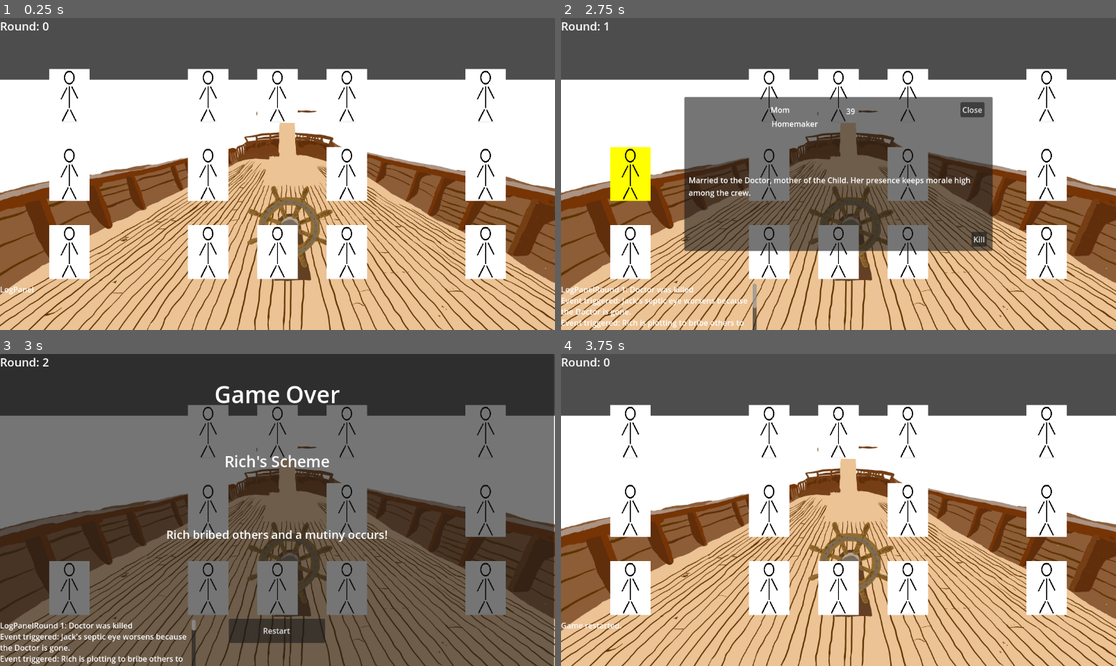
Above: before the commit, frames 1-4 (two rows, left to right).
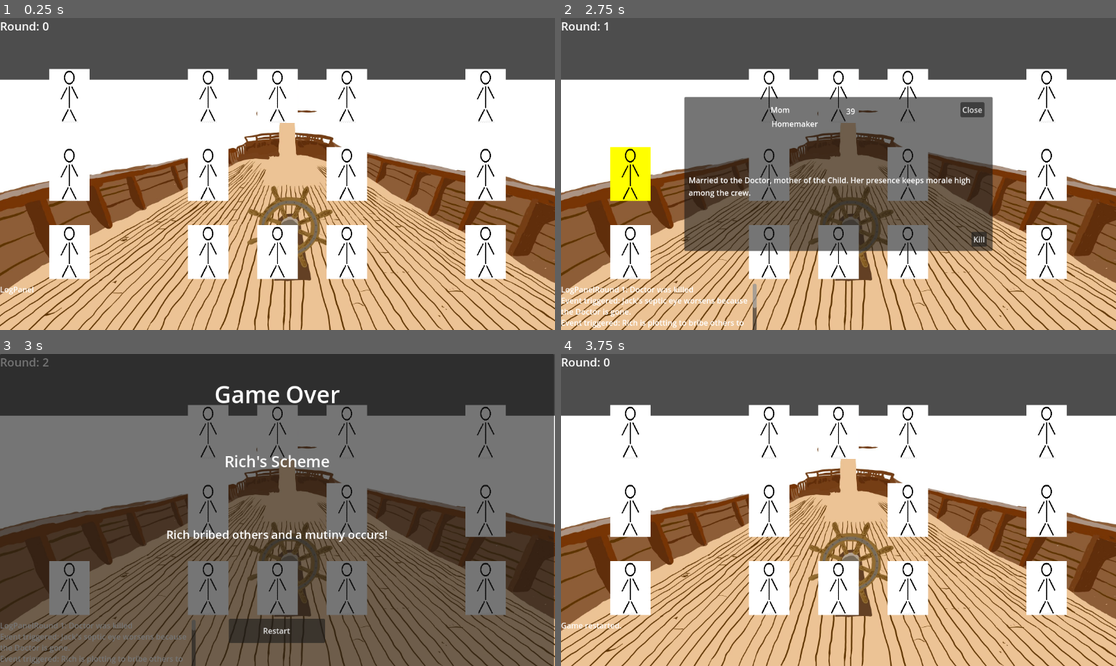
Above: after the commit, the same moments.

Repository: sajochems/Jamsepticeye
Game: Godot game, scene res://scenes/main.tscn
Two runs of this game, one before a commit and one after it. Both use one fixed random seed, a clock stepped at 60 frames per second and the inputs below.
Inputs (mouse positions are in pixels of both pictures, inside the frame that each line leads up to):
- Up to frame 1 (0.25 s): no input
- Up to frame 2 (2.75 s): tap Enter at 0.5 s; move the mouse to (627, 96) at 0.52 s; click (627, 96) at 0.67 s; click "Kill" at 1.25 s; tap Space at 2 s; move the mouse to (627, 174) at 2.02 s; click (627, 174) at 2.17 s
- Up to frame 3 (3 s): click "Kill" at 2.75 s
- Up to frame 4 (3.75 s): click "Restart" at 3.5 s

Frames 1-2 are identical in both runs. In frame 3, 1.1% of the frame differs, in the area x 0-36%, y 1-100%; in frame 4, nothing differs.

Commit message:
It was hell and i have learnt my lesson to NEVER duplicate things in Godot if you like life. anyways, there is now a win condition with a win screen.

Diff:
--- /dev/null
+++ b/scenes/game_won_window.tscn
@@ -0,0 +1,115 @@
+[gd_scene load_steps=4 format=3 uid="uid://bwsvu5h8gcxh6"]
+
+[ext_resource type="Script" uid="uid://dtpxblvr8mug7" path="res://scripts/game_won.gd" id="1_dwa3i"]
+
+[sub_resource type="LabelSettings" id="LabelSettings_jcb1m"]
+font_size = 24
+
+[sub_resource type="LabelSettings" id="LabelSettings_en71h"]
+font_size = 48
+
+[node name="GameWonWindow" type="Control"]
+layout_mode = 3
+anchors_preset = 0
+offset_right = 40.0
+offset_bottom = 40.0
+script = ExtResource("1_dwa3i")
+
+[node name="Panel" type="Panel" parent="."]
+layout_mode = 0
+offset_right = 1150.0
+offset_bottom = 650.0
+
+[node name="Text" type="Label" parent="Panel"]
+layout_mode = 1
+anchors_preset = 8
+anchor_left = 0.5
+anchor_top = 0.5
+anchor_right = 0.5
+anchor_bottom = 0.5
+offset_left = -400.0
+offset_top = -158.0
+offset_right = 400.0
+offset_bottom = 42.0
+grow_horizontal = 2
+grow_vertical = 2
+text = "Congratulations! You have survived and made it to shore with the following characters on your ship:"
+label_settings = SubResource("LabelSettings_jcb1m")
+horizontal_alignment = 1
+vertical_alignment = 1
+autowrap_mode = 3
+
+[node name="RestartButton" type="Button" parent="Panel"]
+layout_mode = 1
+anchors_preset = 7
+anchor_left = 0.5
+anchor_top = 1.0
+anchor_right = 0.5
+anchor_bottom = 1.0
+offset_left = -53.0
+offset_top = -85.0
+offset_right = 147.0
+offset_bottom = -35.0
+grow_horizontal = 2
+grow_vertical = 0
+text = "Restart"
+
+[node name="ExitButton" type="Button" parent="Panel"]
+layout_mode = 1
+anchors_preset = 7
+anchor_left = 0.5
+anchor_top = 1.0
+anchor_right = 0.5
+anchor_bottom = 1.0
+offset_left = 343.0
+offset_top = -84.0
+offset_right = 543.0
+offset_bottom = -34.0
+grow_horizontal = 2
+grow_vertical = 0
+text = "Exit"
+
+[node name="GameWon" type="Label" parent="Panel"]
+layout_mode = 1
+anchors_preset = 5
+anchor_left = 0.5
+anchor_right = 0.5
+offset_left = -130.0
+offset_top = 50.0
+offset_right = 130.0
+offset_bottom = 117.0
+grow_horizontal = 2
+text = "Land! Land ahead!"
+label_settings = SubResource("LabelSettings_en71h")
+horizontal_alignment = 1
+
+[node name="Label" type="Label" parent="Panel"]
+layout_mode = 1
+anchors_preset = -1
+anchor_right = 0.035
+anchor_bottom = 0.035
+offset_left = 551.0
+offset_top = 532.0
+offset_right = 702.75
+offset_bottom = 532.25
+text = "Wanna try again?"
+
+[node name="Label2" type="Label" parent="Panel"]
+layout_mode = 1
+anchors_preset = -1
+anchor_right = 0.035
+anchor_bottom = 0.035
+offset_left = 925.0
+offset_top = 505.0
+offset_right = 1081.75
+offset_bottom = 553.25
+text = "Had your fill of the
+stormy seas for one day? "
+
+[node name="Characters" type="Label" parent="Panel"]
+layout_mode = 0
+offset_left = 364.0
+offset_top = 319.0
+offset_right = 839.0
+offset_bottom = 491.0
+horizontal_alignment = 1
--- a/scenes/main.tscn
+++ b/scenes/main.tscn
@@ -1,9 +1,10 @@
-[gd_scene load_steps=6 format=3 uid="uid://bf6iwnwiinecl"]
+[gd_scene load_steps=7 format=3 uid="uid://bf6iwnwiinecl"]
 
 [ext_resource type="Script" uid="uid://p8bqhkah8l3t" path="res://scripts/main.gd" id="1_bo1nx"]
 [ext_resource type="PackedScene" uid="uid://dt3sc13gk1nww" path="res://scenes/character_info_window.tscn" id="1_jjgbg"]
 [ext_resource type="Texture2D" uid="uid://dqu0qt4dlama8" path="res://assets/sprites/Copy of Railings.JPEG.jpg" id="2_jyhfs"]
-[ext_resource type="PackedScene" uid="uid://bwsvu5h8gcxh6" path="res://Scenes/game_over_window.tscn" id="3_sugp2"]
+[ext_resource type="PackedScene" uid="uid://bwsvu5h8gcxh6" path="res://scenes/game_won_window.tscn" id="3_sugp2"]
+[ext_resource type="PackedScene" uid="uid://bsekspsffcygf" path="res://scenes/game_over_window.tscn" id="5_tbgi4"]
 
 [sub_resource type="LabelSettings" id="LabelSettings_jyhfs"]
 font_size = 24
@@ -39,7 +40,7 @@
 grow_horizontal = 2
 grow_vertical = 2
 
-[node name="GameOverWindow" parent="UI" instance=ExtResource("3_sugp2")]
+[node name="GameWonWindow" parent="UI" instance=ExtResource("3_sugp2")]
 visible = false
 
 [node name="RoundLabel" type="Label" parent="UI"]
@@ -57,3 +58,6 @@
 offset_bottom = 2.0
 grow_vertical = 0
 text = "LogPanel"
+
+[node name="GameOverWindow" parent="UI" instance=ExtResource("5_tbgi4")]
+visible = false
--- a/scripts/game_over_window.gd
+++ b/scripts/game_over_window.gd
@@ -10,6 +10,10 @@
 	restart_button.pressed.connect(Callable(self, "_on_RestartButton_pressed"))
 
 func show_game_over(title: String, reason: String):
+
+	print("Title label:", title_label)
+	print("Reason label:", reason_label)
+
 	title_label.text = title
 	reason_label.text = reason
 	show()
--- /dev/null
+++ b/scripts/game_won.gd
@@ -0,0 +1,37 @@
+extends Control
+
+@onready var character_list := $Panel/Characters
+@onready var restart_button := $Panel/RestartButton
+@onready var exit_button := $Panel/ExitButton
+
+
+signal restart_pressed
+
+func _ready():
+	restart_button.pressed.connect(Callable(self, "_on_RestartButton_pressed"))
+	exit_button.pressed.connect(Callable(self, "_on_ExitButton_pressed"))
+
+
+func show_game_won(characters: Array):
+	print("Characters: ", characters)
+	var text_output = ""
+	for char in characters:
+		text_output += str(char) + "\n"
+
+	character_list.text = text_output  # or use bbcode_text if you want formatting
+	character_list.show()
+	print(character_list)
+	await get_tree().create_timer(0.1).timeout
+
+	show()
+
+
+func _on_RestartButton_pressed():
+	hide()
+	emit_signal("restart_pressed")
+
+func _on_ExitButton_pressed():
+
+	print("Exit button pressed")
+
+	get_tree().quit()
--- a/scripts/main.gd
+++ b/scripts/main.gd
@@ -8,12 +8,15 @@
 @onready var CharacterScene := preload("res://scenes/character.tscn")
 @onready var info_window := $UI/CharacterInfoWindow
 @onready var game_over_window := $UI/GameOverWindow
+@onready var game_won_window := $UI/GameWonWindow
+
 @onready var round_label := $UI/RoundLabel
 @onready var log_panel := $UI/LogPanel
 
 var characters: Dictionary = {}
 var alive_tags: Array = []
 var round: int = 0
+var win_round: int = 7
 var active_events: Array = []
 var death_events: Array = []
 var timed_events: Array = []
@@ -25,6 +28,7 @@
 	update_round_label()
 
 	# Connect GameOverWindow restart signal
+	print("GameOverWindow script path:", game_over_window.get_script().resource_path)
 	game_over_window.connect("restart_pressed", Callable(self, "restart_game"))
 
 func load_events():
@@ -122,6 +126,15 @@
 
 	# After each death, evaluate active timed events
 	tick_events()
+
+	if round >= win_round:
+		var alive_characters = []
+		for tag in characters.keys():
+			var char = characters[tag]
+			if char.alive:
+				alive_characters.append(char.character_name)
+
+		trigger_game_won(alive_characters)
 
 func queue_event(event: Dictionary):
 	var new_event = event.duplicate(true)
@@ -178,6 +191,10 @@
 	game_over = true
 	game_over_window.show_game_over(title, reason)
 
+func trigger_game_won(characters: PackedStringArray):
+	game_over = true
+	game_won_window.show_game_won(characters)
+
 func update_round_label():
 	round_label.text = "Round: %d" % round
 
Not shown: 1 places in scenes/game_over_window.tscn that only renumber resources
Not shown, added: scripts/game_won.gd.uid
